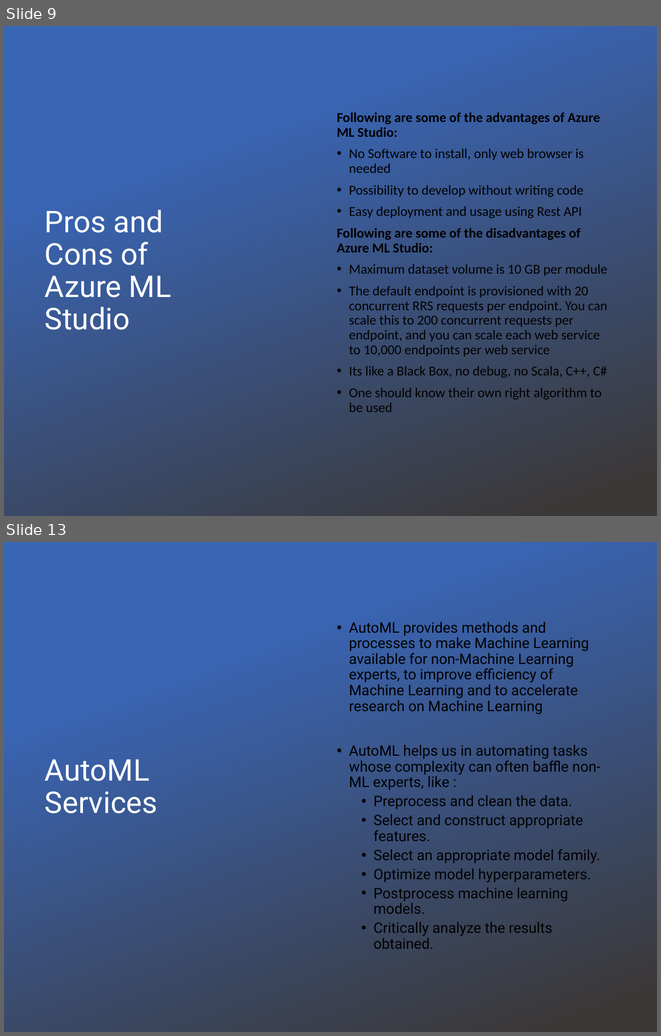
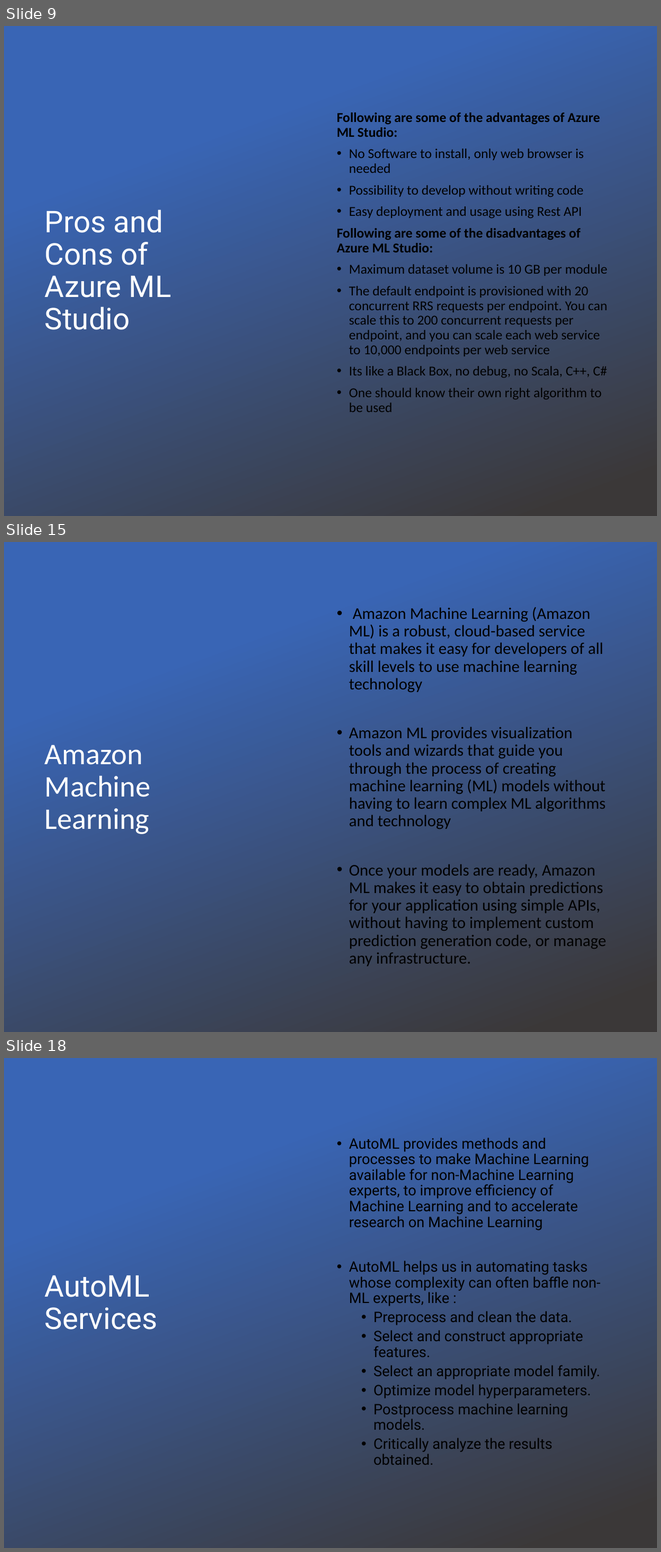
Before and after one commit to tiwari-abhi/ML_Projects, a slide deck: Presentation/Machine Learning As A Service.pptx. Shown one above the other, each under a label of ours: slides 9 and 13 before the commit, slides 9, 15 and 18 after it; the slides between them are not shown. The pictures are 661x1036 and 661x1552 pixels, drawn with LibreOffice and Linux fonts; fonts in the diff are those of the drawing; background and template pictures are left out. Boxes give left, top, right and bottom in pixels: in the first picture for what was removed or moved away, otherwise in the second. Text is boxed around its words. In the diff, an @@ line names an element or a change of style, - is before the commit and + after.

```diff
--- a/Presentation/Machine Learning As A Service.pptx
+++ b/Presentation/Machine Learning As A Service.pptx
@@ slide 15 added at <box>4,542,657,1032</box>, background picture (left out); not listed: 1 template element that a slide beside it also shows @@
@@ rectangle added at <box>4,542,657,1032</box>, fill gradient #3965B5 to #3B3838 @@
@@ text added at <box>349,607,606,966</box>, 18 pt, text #000000 @@
+• Amazon Machine Learning (Amazon ML) is a robust, cloud-based service that makes it easy for developers of all skill levels to use machine learning technology
+• Amazon ML provides visualization tools and wizards that guide you through the process of creating machine learning (ML) models without having to learn complex ML algorithms and technology
+• Once your models are ready, Amazon ML makes it easy to obtain predictions for your application using simple APIs, without having to implement custom prediction generation code, or manage any infrastructure.
@@ title added at <box>45,744,150,834</box>, 33 pt, text #FFFFFF @@
+Amazon Machine Learning
@@ what was slide 13 is now slide 18 @@
```
Also in this commit, not shown: 3 slides changed, 5 other slides added, 1 slide removed, 1 other file.
